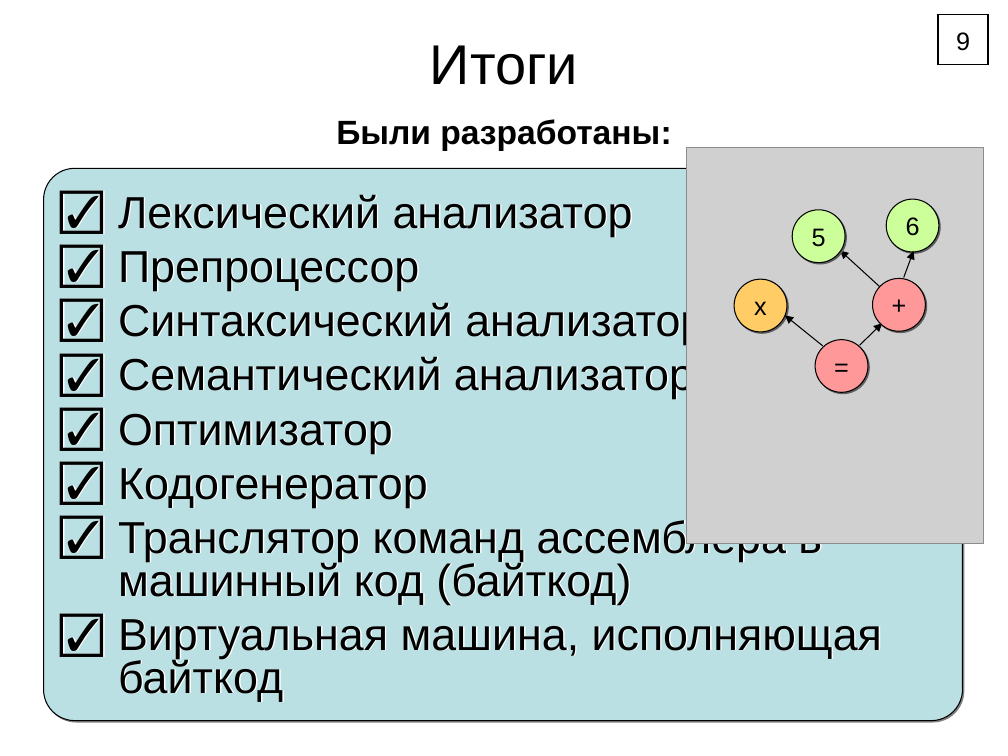
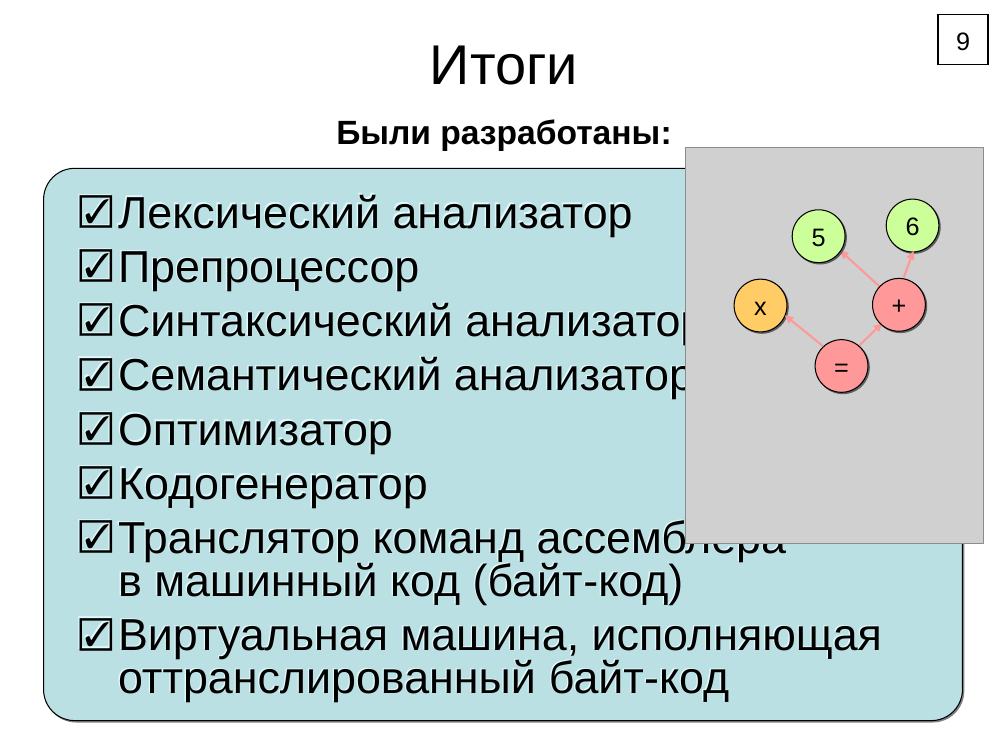
Before and after one commit to Klesomik/Compiler, a slide deck: slide 10 of Compiler/Theory/Report.ppt (slide 9 before the commit). Drawn at 1008x756 pixels with LibreOffice and Linux fonts; fonts in the diff are those of the drawing; grey boxes stand for pictures. Boxes give left, top, right and bottom in pixels: in the first picture for what was removed or moved away, otherwise in the second. Text is boxed around its words. In the diff, an @@ line names an element or a change of style, - is before the commit and + after.

```diff
--- a/Compiler/Theory/Report.ppt
+++ b/Compiler/Theory/Report.ppt
@@ text at <box>117,194,704,506</box>: indent changed @@
@@ arrow (880, 287) - (840, 250): stroke #000000 0.74 pt to #FF9999 1.5 pt @@
@@ arrow (904, 277) - (913, 251): stroke #000000 0.74 pt to #FF9999 1.5 pt @@
@@ arrow (823, 346) - (785, 316): stroke #000000 0.74 pt to #FF9999 1.5 pt @@
@@ arrow (860, 345) - (882, 324): stroke #000000 0.74 pt to #FF9999 1.5 pt @@
@@ text at <box>117,517,880,701</box>: text changed @@
-☑ Транслятор команд ассемблера в машинный код (байткод)
-☑ Виртуальная машина, исполняющая байткод
+☑ Транслятор команд ассемблера
+  в машинный код (байт-код)
+☑ Виртуальная машина, исполняющая оттранслированный байт-код
```
Also in this commit, not shown: 9 other slides changed, 1 slide added, 1 slide removed, 28 other files.
